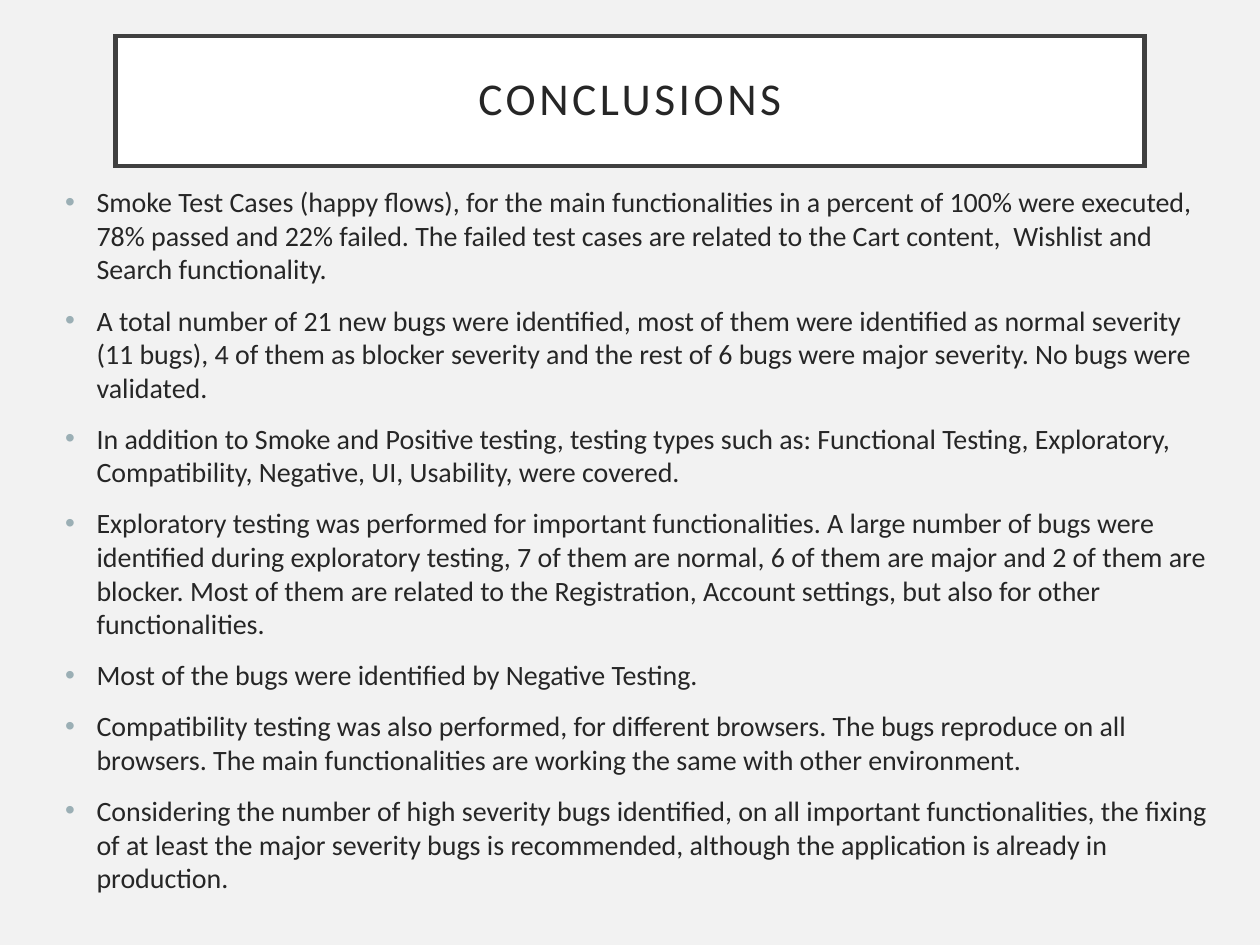
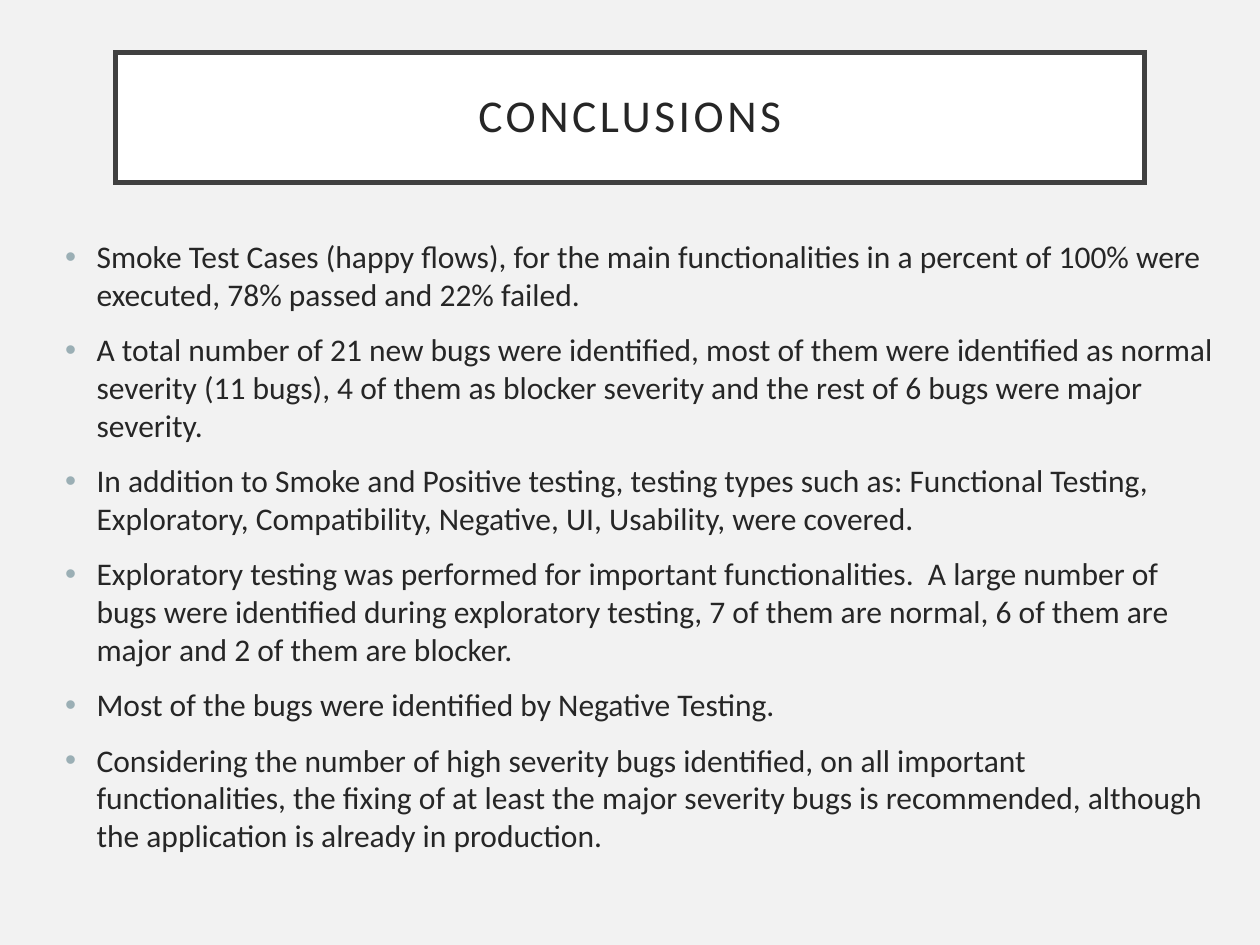
Before and after one commit to iboico/Software-Testing-Project-www.moldcell.md, a slide deck: slide 9 of Moldcell Moldova.pptx. Drawn at 1260x945 pixels with LibreOffice and Linux fonts; fonts in the diff are those of the drawing. Boxes give left, top, right and bottom in pixels: in the first picture for what was removed or moved away, otherwise in the second. Text is boxed around its words. In the diff, an @@ line names an element or a change of style, - is before the commit and + after.

```diff
--- a/Moldcell Moldova.pptx
+++ b/Moldcell Moldova.pptx
@@ title "CONCLUSIONS": place and size @@
-title "CONCLUSIONS" at [116, 35, 1145, 165]
+title "CONCLUSIONS" at [116, 53, 1145, 183]
@@ text "Smoke Test Cases (happy flows), ...": place and size @@
-text "Smoke Test Cases (happy flows), ..." at [97, 191, 1206, 893]
+text "Smoke Test Cases (happy flows), ..." at [97, 245, 1213, 852]
@@ text at [97, 245, 1213, 442]: text changed; size 16 to 18 pt @@
-• Smoke Test Cases (happy flows), for the main functionalities in a percent of 100% were executed, 78% passed and 22% failed. The failed test cases are related to the Cart content, Wishlist and Search functionality.
-• A total number of 21 new bugs were identified, most of them were identified as normal severity (11 bugs), 4 of them as blocker severity and the rest of 6 bugs were major severity. No bugs were validated.
+• Smoke Test Cases (happy flows), for the main functionalities in a percent of 100% were executed, 78% passed and 22% failed.
+• A total number of 21 new bugs were identified, most of them were identified as normal severity (11 bugs), 4 of them as blocker severity and the rest of 6 bugs were major severity.
@@ text at [97, 470, 1202, 852]: size 16 to 18 pt in "In addition to Smoke and Positive testing, ...", "Most of the bugs were identified by ...", "Considering the number of high severity bugs ..." @@
@@ text at [97, 563, 1168, 667]: text changed; size 16 to 18 pt @@
-• Exploratory testing was performed for important functionalities. A large number of bugs were identified during exploratory testing, 7 of them are normal, 6 of them are major and 2 of them are blocker. Most of them are related to the Registration, Account settings, but also for other functionalities.
+• Exploratory testing was performed for important functionalities. A large number of bugs were identified during exploratory testing, 7 of them are normal, 6 of them are major and 2 of them are blocker.
@@ text at [97, 716, 1126, 775]: paragraph removed @@
-• Compatibility testing was also performed, for different browsers. The bugs reproduce on all browsers. The main functionalities are working the same with other environment.
```
Also in this commit, not shown: 5 other slides changed.
